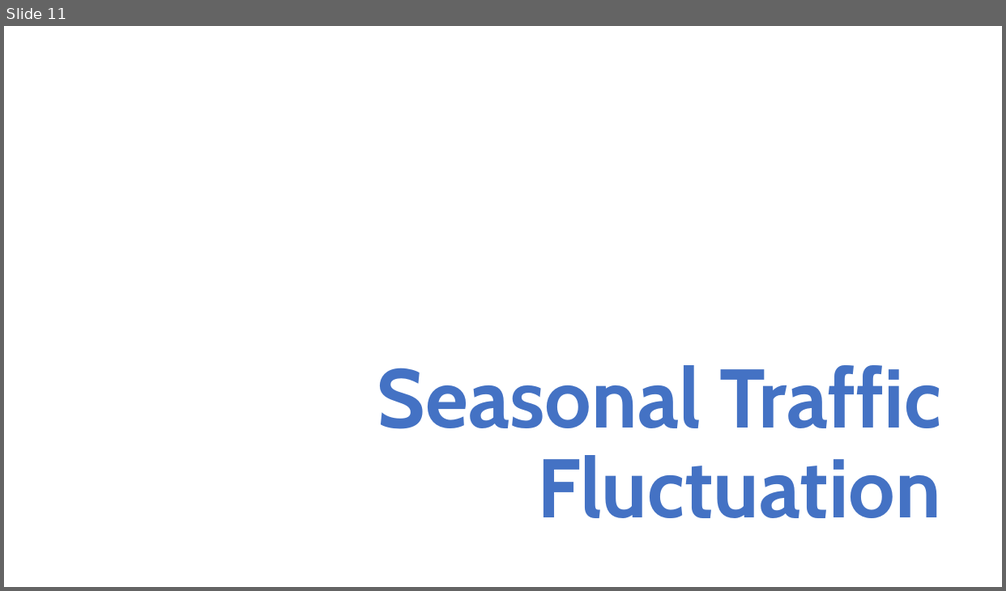
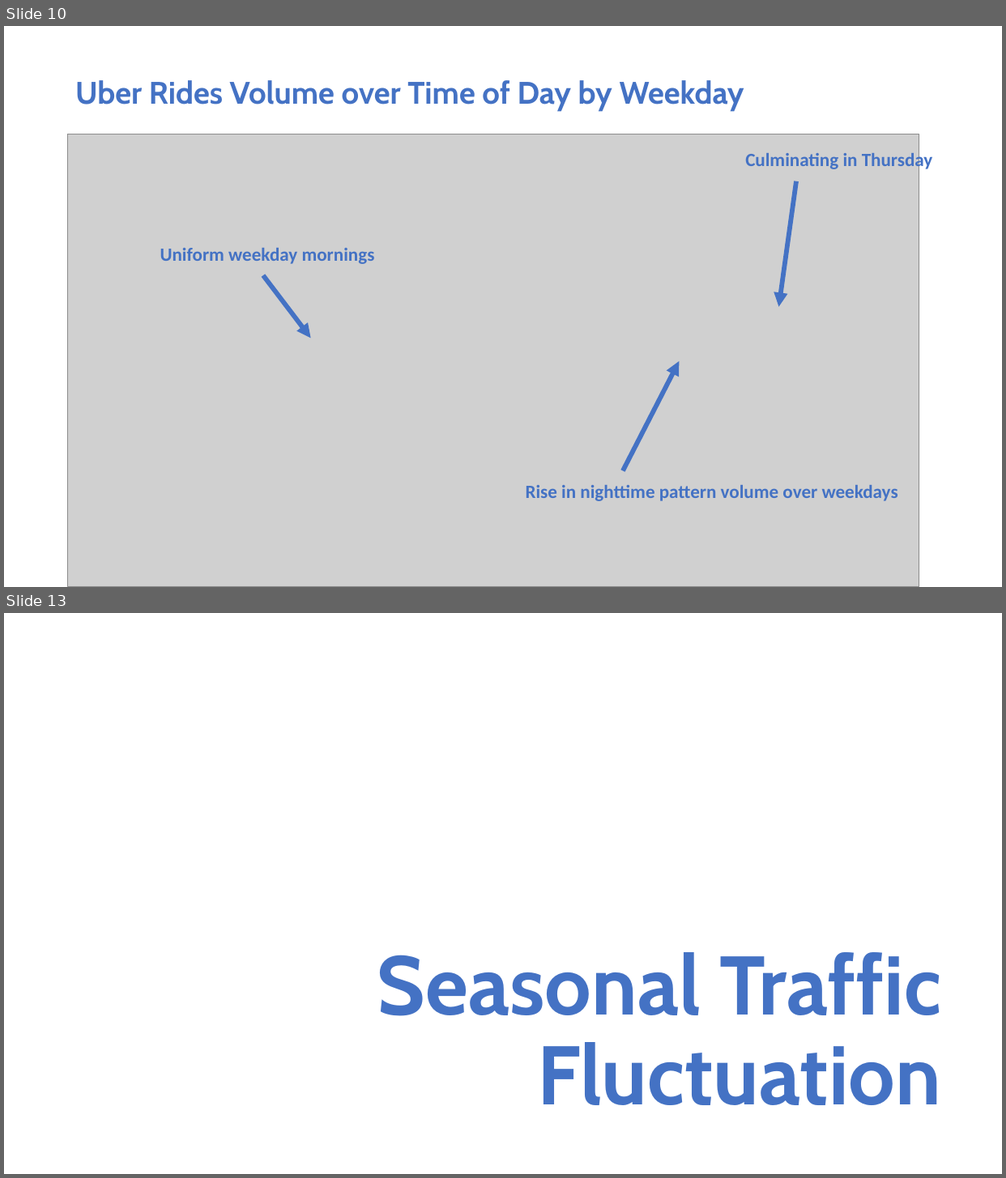
Before and after one commit to ContextLab/storytelling-with-data, a slide deck: data-stories/uber-nyc/UBER Presentation.pptx. Shown one above the other, each under a label of ours: slide 11 before the commit, slides 10 and 13 after it; the slides between them are not shown. The pictures are 1006x591 and 1006x1178 pixels, drawn with LibreOffice and Linux fonts; fonts in the diff are those of the drawing; grey boxes stand for pictures. Boxes give left, top, right and bottom in pixels: in the first picture for what was removed or moved away, otherwise in the second. Text is boxed around its words. In the diff, an @@ line names an element or a change of style, - is before the commit and + after.

```diff
--- a/data-stories/uber-nyc/UBER Presentation.pptx
+++ b/data-stories/uber-nyc/UBER Presentation.pptx
@@ slide 10 added at <box>4,26,1002,587</box>, background #FFFFFF @@
@@ title added at <box>75,80,744,111</box>, 30 pt, text #4472C4, bold @@
+Uber Rides Volume over Time of Day by Weekday
@@ picture added at <box>68,135,918,587</box> @@
@@ text added at <box>745,151,933,172</box>, 18 pt, text #4472C4, bold @@
+Culminating in Thursday
@@ arrow added from (796, 182) to (779, 307), #4472C4 4.5 pt @@
@@ text added at <box>160,248,375,264</box>, 18 pt, text #4472C4, bold @@
+Uniform weekday mornings
@@ arrow added from (263, 275) to (311, 338), #4472C4 4.5 pt @@
@@ arrow added from (623, 472) to (680, 361), #4472C4 4.5 pt @@
@@ text added at <box>526,485,898,501</box>, 18 pt, text #4472C4, bold @@
+Rise in nighttime pattern volume over weekdays
@@ what was slide 11 is now slide 13 @@
```
Also in this commit, not shown: 2 slides changed, 2 other slides added, 1 slide removed.
